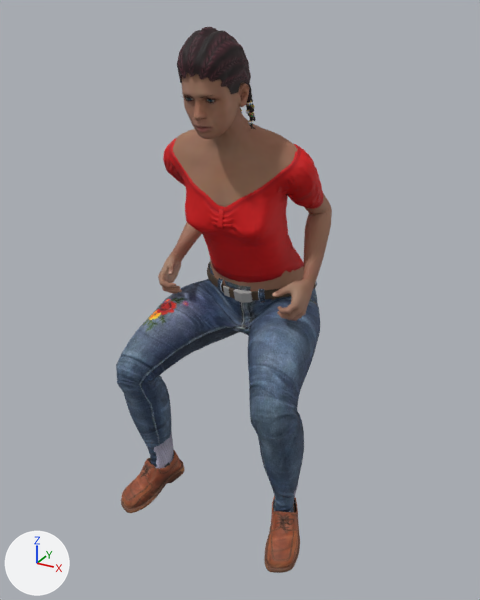
The glTF model assets/personaggi/realistici/sella/donna-02.glb, before and after one commit.
The view is the same before and after, from a 50 mm camera at (0.867, -1.717, 1.472) aimed at (0.016, -0.169, 0.698). The axes (+X, +Y, +Z) are drawn at lower left. The lights are the same throughout. The first picture is the older version. Vertices at exactly the same position are counted once.

Names of what the first picture shows: 'Human', 'Human.elvs_braided_rows', 'Human.mindfront_female_trousers_1', 'Human.punkduck_retro_top', 'Human.shoes01'.
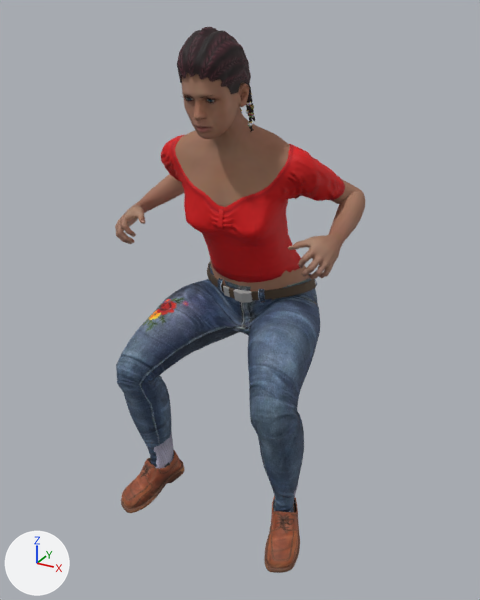
What the commit changed:
me_base_006 is used by ob_human; location (0.0, 0.0, -0.232).
me_base_006 had 8819 vertices, 17380 faces and spanned x -0.234..0.234, y -0.362..0.062, z 0.914..1.616.
me_base_006 now has 8819 vertices, 17380 faces and spans x -0.331..0.331, y -0.362..0.062, z 0.914..1.616.
me_base_006 part 1: 4299 of 8819 vertices moved; they spanned x -0.234..0.234, y -0.257..0.05, z 0.923..1.431 and now span x -0.331..0.331, y -0.319..0.041, z 1.085..1.43; mean shift (0.0, -0.059, 0.139); largest move (-0.215, -0.19, 0.925) -> (-0.323, -0.286, 1.105).
me_vintagetop is used by ob_human_punkduck_retro_top; location (0.0, 0.0, -0.232).
me_vintagetop had 1695 vertices, 3212 faces and spanned x -0.23..0.23, y -0.25..0.027, z 0.976..1.386.
me_vintagetop now has 1695 vertices, 3212 faces and spans x -0.272..0.272, y -0.25..0.027, z 0.976..1.386.
me_vintagetop part 2: 1040 of 1695 vertices moved; they spanned x -0.23..0.23, y -0.239..-0.028, z 1.171..1.386 and now span x -0.272..0.272, y -0.239..-0.03, z 1.171..1.386; mean shift (0.0, -0.001, 0.009); largest move (0.204, -0.056, 1.207) -> (0.272, -0.061, 1.255).

What differs and where, as boxes (x1, y1, x2, y2) in the pictures (480 x 600 px; the box of a moved part takes in the faces that stretch with it):
'Human', reshaped (43% wider, 12% shorter)
    before: (158, 73, 332, 321)
    after: (115, 73, 365, 292)
'Human.punkduck_retro_top', reshaped (14% wider)
    before: (163, 138, 324, 283)
    after: (161, 135, 345, 283)
part 1 of me_base_006, moved or reshaped
    before: (158, 123, 332, 321)
    after: (115, 123, 365, 279)
part 2 of me_vintagetop, moved or reshaped
    before: (163, 138, 324, 238)
    after: (161, 135, 345, 238)
